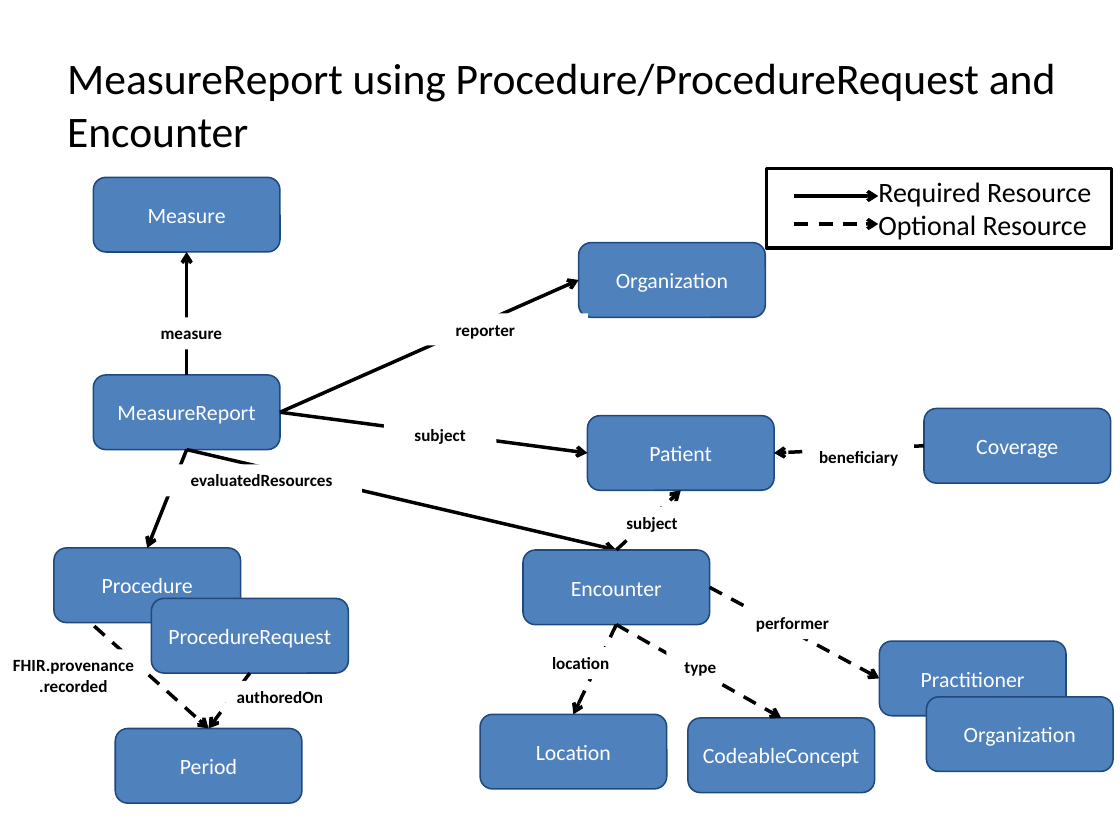
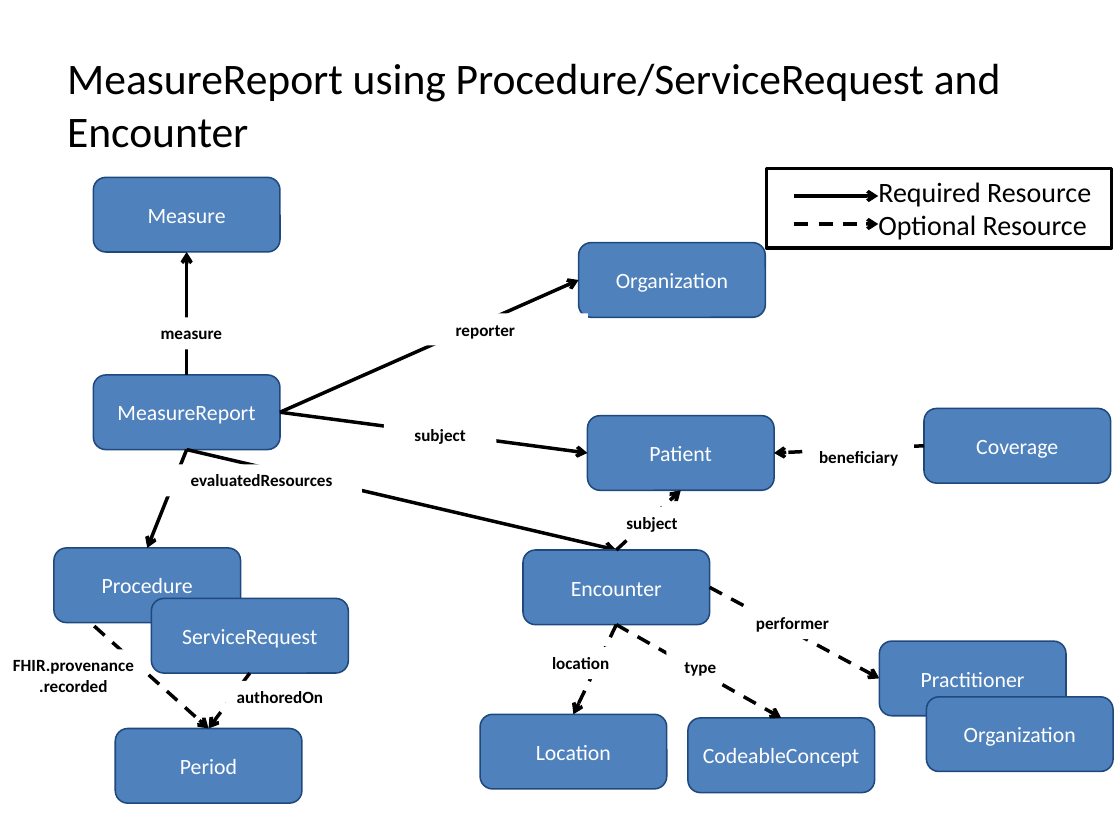
Before and after one commit to HL7/davinci-deqm, a slide deck: slide 14 of input/images/source/DEQM Resource Diagram - VTE.pptx. Drawn at 1120x840 pixels with LibreOffice and Linux fonts; fonts in the diff are those of the drawing. Boxes give left, top, right and bottom in pixels: in the first picture for what was removed or moved away, otherwise in the second. Text is boxed around its words. In the diff, an @@ line names an element or a change of style, - is before the commit and + after.

Commit message:
FHIR-31881, FHIR-31882, same updates to VTE including changing a v3 Procedure Request to a v4 ServiceRequest

```diff
--- a/input/images/source/DEQM Resource Diagram - VTE.pptx
+++ b/input/images/source/DEQM Resource Diagram - VTE.pptx
@@ title at <box>67,63,1001,148</box>: text changed @@
-MeasureReport using Procedure/ProcedureRequest and Encounter
+MeasureReport using Procedure/ServiceRequest and Encounter
@@ text in rounded rectangle at <box>182,629,317,648</box>: text changed @@
-ProcedureRequest
+ServiceRequest
```
Also in this commit, not shown: 4 other slides changed, 15 other files.
